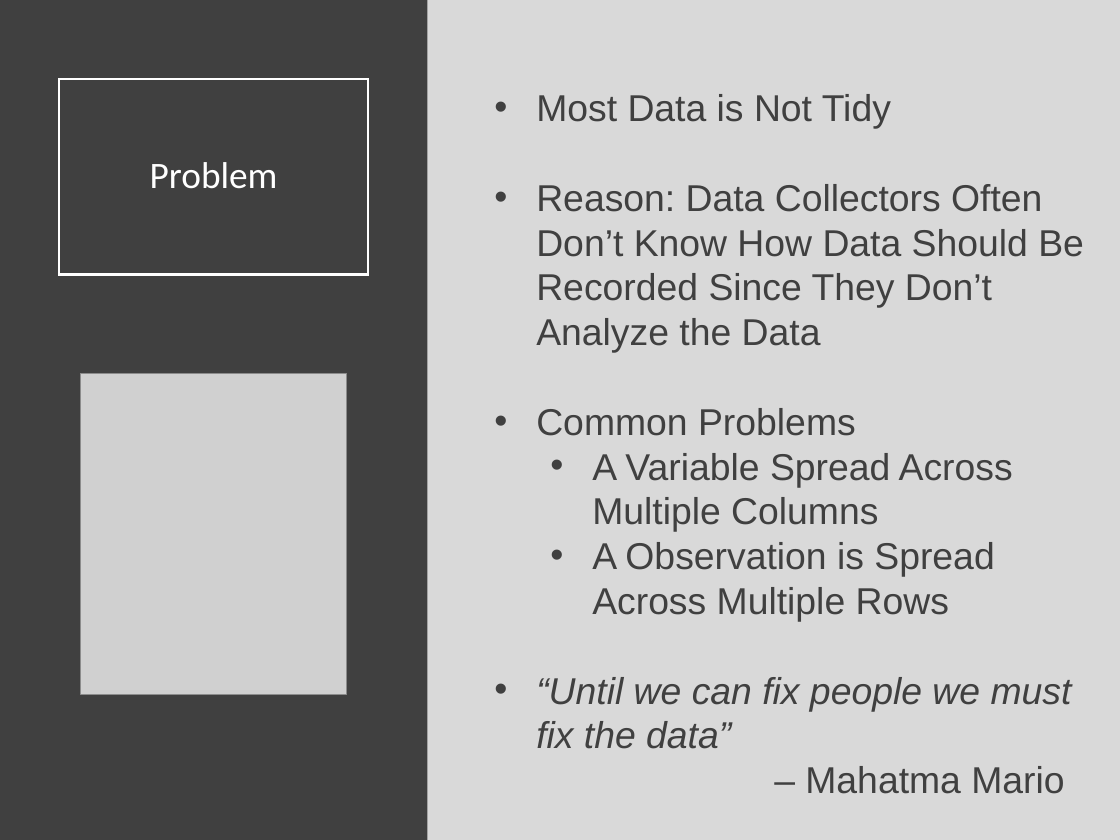
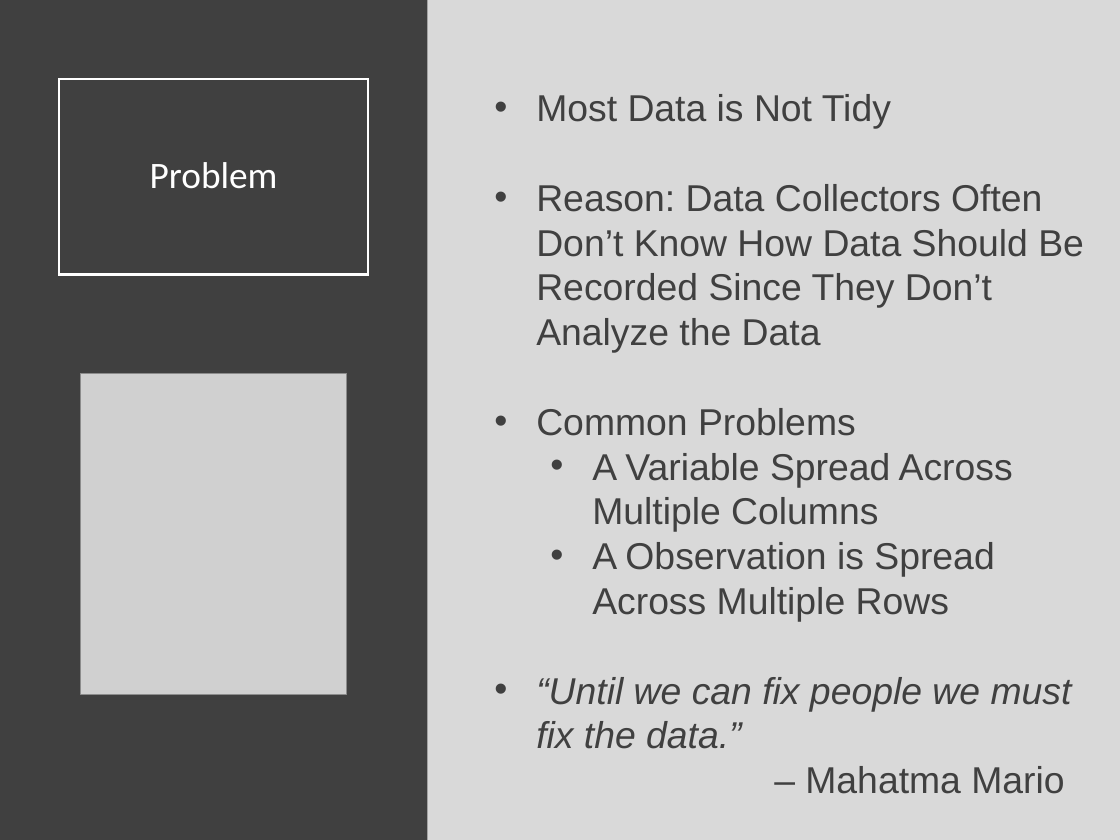
Before and after one commit to Yixf-Self/STOR320_WEBSITE, a slide deck: slide 4 of Lecture/Tidy Data 1/Tidy_Data_1_Lecture.pptx. Drawn at 1120x840 pixels with LibreOffice and Linux fonts; fonts in the diff are those of the drawing; grey boxes stand for pictures. Boxes give left, top, right and bottom in pixels: in the first picture for what was removed or moved away, otherwise in the second. Text is boxed around its words. In the diff, an @@ line names an element or a change of style, - is before the commit and + after.

```diff
--- a/Lecture/Tidy Data 1/Tidy_Data_1_Lecture.pptx
+++ b/Lecture/Tidy Data 1/Tidy_Data_1_Lecture.pptx
@@ text at box(536, 677, 1072, 749): text changed @@
-• “Until we can fix people we must fix the data”
+• “Until we can fix people we must fix the data.”
```
Also in this commit, not shown: 4 other files.
